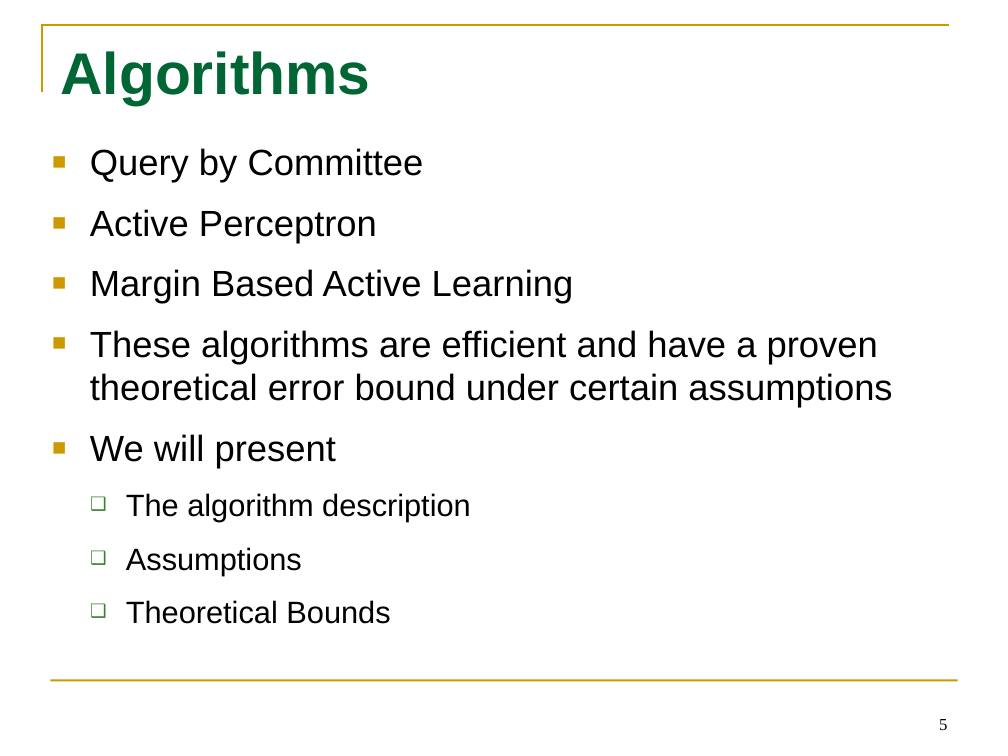
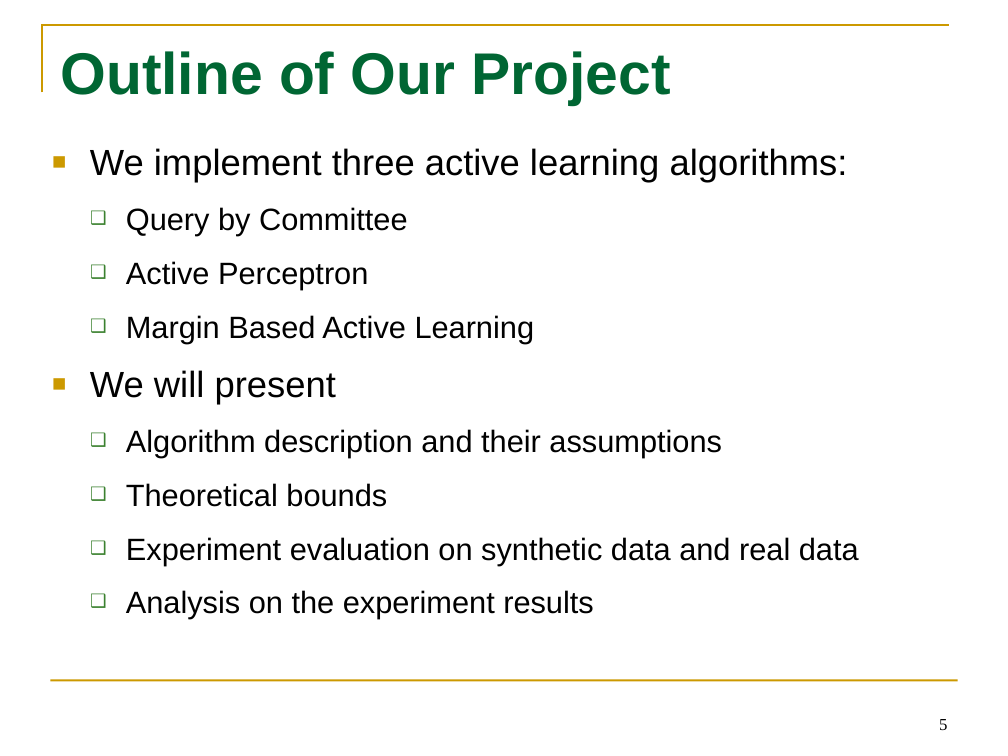
Before and after one commit to tttyy/Active-Learning, a slide deck: slide 5 of presentation/Activelearning.pptx. Drawn at 1008x756 pixels with LibreOffice and Linux fonts; fonts in the diff are those of the drawing. Boxes give left, top, right and bottom in pixels: in the first picture for what was removed or moved away, otherwise in the second. Text is boxed around its words. In the diff, an @@ line names an element or a change of style, - is before the commit and + after.

Commit message:
Final Slides

```diff
--- a/presentation/Activelearning.pptx
+++ b/presentation/Activelearning.pptx
@@ title at (x1=60, y1=51, x2=671, y2=105): text changed @@
-Algorithms
+Outline of Our Project
@@ text at (x1=90, y1=148, x2=848, y2=183): paragraph added @@
+■ We implement three active learning algorithms:
@@ text at (x1=126, y1=207, x2=535, y2=343): size 26 to 22 pt in "Query by Committee", "Active Perceptron", "Margin Based Active Learning"; bullet ■ to ❑; list level 1 to 2 in "Query by Committee"; bullet colour #CC9900 to #3B812F; list level 1 to 2 in "Active Perceptron"; list level 1 to 2 in "Margin Based Active Learning" @@
@@ text at (x1=90, y1=330, x2=892, y2=408): paragraph removed @@
-■ These algorithms are efficient and have a proven theoretical error bound under certain assumptions
@@ text at (x1=126, y1=429, x2=859, y2=619): text changed @@
-  ❑ The algorithm description
-  ❑ Assumptions
-  ❑ Theoretical Bounds
+  ❑ Algorithm description and their assumptions
+  ❑ Theoretical bounds
+  ❑ Experiment evaluation on synthetic data and real data
+  ❑ Analysis on the experiment results
```
Also in this commit, not shown: 14 other slides changed, 3 slides added.
